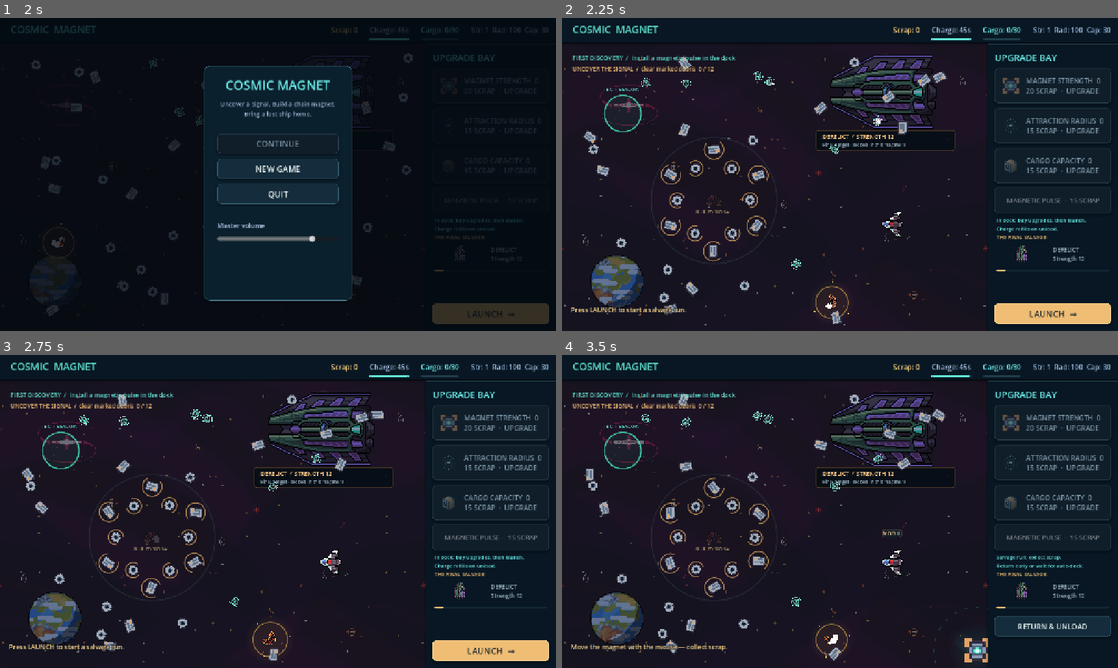
Above: before the commit, frames 1-4 (two rows, left to right).
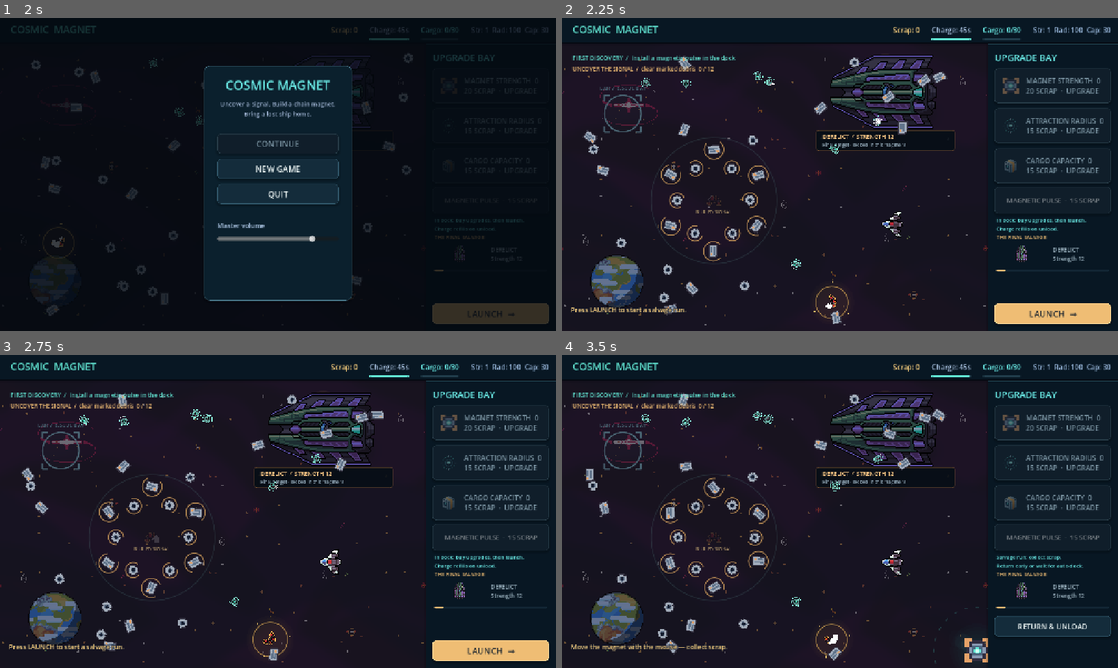
Above: after the commit, the same moments.

Repository: EldarNomin/steam-dev
Game: Godot game, scene res://scenes/main.tscn
The game is run twice, just before and just after one commit, with the same random seed, the same clock (stepped at 60 frames per second) and the same inputs.
Inputs:
- Up to frame 1 (2 s): click "LAUNCH →" at 0.5 s; click "LAUNCH →" at 1.25 s
- Up to frame 2 (2.25 s): click "NEW GAME" at 2 s
- Up to frame 3 (2.75 s): no input
- Up to frame 4 (3.5 s): click "LAUNCH →" at 2.75 s

Frame 1 is identical in both runs. In frame 2, 0.2% of the frame differs, in the area x 7-15%, y 22-37%; in frame 3, 0.2%; in frame 4, 0.3%, in the area x 7-62%, y 22-59%.

Commit message:
feat(cosmic-magnet): clarify rescue hardware and animate successful extraction

Diff:
--- a/games/cosmic-magnet/scripts/game.gd
+++ b/games/cosmic-magnet/scripts/game.gd
@@ -213,6 +213,8 @@
 	collected_count += 1
 	if site != null:
 		site.collected(item)
+	if item.discovery == &"skiff" and has_node("Presentation"):
+		$Presentation.rescued(item.position)
 	if item.discovery != &"":
 		item.queue_free()
 		notify_hud()
@@ -403,6 +405,8 @@
 
 
 func _start_run() -> void:
+	if has_node("Presentation"):
+		$Presentation.reset_feedback()
 	if pulse != null:
 		pulse.reset(true)
 	menu_visible = false
--- a/games/cosmic-magnet/scripts/presentation.gd
+++ b/games/cosmic-magnet/scripts/presentation.gd
@@ -17,6 +17,10 @@
 var objective_hint: Label
 var completion: ColorRect
 var completion_seen := false
+var end_panel: Panel
+var rescue_remaining := 0.0
+var rescue_origin := Vector2.ZERO
+const RESCUE_DURATION := 1.1
 
 func _ready() -> void:
 	game = get_parent() as MainGame
@@ -138,7 +142,7 @@
 	completion.size = Vector2(1280, 720)
 	completion.visible = false
 	ui.add_child(completion)
-	var end_panel := Panel.new()
+	end_panel = Panel.new()
 	end_panel.position = Vector2(340, 210)
 	end_panel.size = Vector2(600, 300)
 	end_panel.add_theme_stylebox_override("panel", _box(Color("0b202d"), GOLD, 12))
@@ -183,6 +187,8 @@
 	# Existing confirmation panel was shorter than its cancel button.
 	game.new_game_confirm.get_node("ConfirmPanel").size.y = 230
 	game.tutorial_label.add_theme_font_size_override("font_size", 15)
+	# Pause controls must remain above the full-screen completion interceptor.
+	ui.move_child(game.pause_overlay,ui.get_child_count()-1)
 	_configured = true
 	game.notify_hud()
 
@@ -191,6 +197,7 @@
 		return
 	objective_hint.visible = not game.menu_visible
 	objective_hint.text = game.site.objective()
+	advance_rescue(delta)
 	if not game.site.skiff_recovered:
 		completion_seen = false
 		completion.hide()
@@ -199,6 +206,11 @@
 		completion.show()
 	if game.menu_visible:
 		completion.hide()
+	# The overlay still intercepts clicks as before; only its reveal is animated.
+	var reveal := 1.0 - rescue_remaining / RESCUE_DURATION
+	completion.color.a = 0.85 * reveal
+	end_panel.visible = rescue_remaining <= 0.4
+	end_panel.modulate.a = clampf(1.0 - rescue_remaining / 0.4, 0.0, 1.0)
 	pulse_hint.visible = not game.menu_visible
 	if game.pulse != null:
 		if not game.pulse.unlocked():
@@ -259,7 +271,37 @@
 		popups.append({"pos": pos, "value": value, "text":text if text != "" else "+%d" % value, "life": 0.8, "color": tint})
 	queue_redraw()
 
+func rescued(pos: Vector2) -> void:
+	# Called only after the real collection/reward/save, never when loading a save.
+	rescue_origin = pos
+	rescue_remaining = RESCUE_DURATION
+	queue_redraw()
+
+func advance_rescue(delta: float) -> void:
+	if game.is_paused or game.menu_visible:
+		return
+	rescue_remaining = maxf(0.0, rescue_remaining - delta)
+
+func reset_feedback() -> void:
+	rescue_remaining = 0.0
+	completion_seen = false
+	sparks.clear()
+	popups.clear()
+	rings.clear()
+	if completion != null:
+		completion.hide()
+	queue_redraw()
+
 func _draw() -> void:
+	if rescue_remaining > 0.0:
+		var k := 1.0 - rescue_remaining / RESCUE_DURATION
+		var pos := rescue_origin.lerp(game.site.extraction_pos(),smoothstep(0.0,1.0,k))
+		var alpha := 1.0 - smoothstep(0.25,1.0,k)
+		var size := Vector2.ONE * lerpf(96.0,36.0,k)
+		draw_set_transform(pos,-PI/2)
+		draw_texture_rect(VoidArt.SKIFF,Rect2(-size/2,size),false,Color(0.65,1.0,0.9,alpha))
+		draw_set_transform(Vector2.ZERO)
+		draw_arc(game.site.extraction_pos(),42+k*70,0,TAU,64,Color(0.4,1,0.8,alpha),3,true)
 	for ring in rings:
 		var k: float = 1.0 - float(ring["life"]) / 0.38
 		var tint_r := Color(0.6, 1.0, 0.95, (1.0 - k) * 0.7)
--- a/games/cosmic-magnet/scripts/salvage_item.gd
+++ b/games/cosmic-magnet/scripts/salvage_item.gd
@@ -147,6 +147,12 @@
 			draw_rect(Rect2(-15,-11,6,22),Color("dc9362"))
 			draw_rect(Rect2(9,-11,6,22),Color("dc9362"))
 			draw_rect(Rect2(-9,-4,18,8),Color("9a7869"))
+		# Matching numbers distinguish puzzle hardware from ordinary pickups.
+		var tint := Color("62e7d4") if discovery == &"relay" else Color("efbd74")
+		draw_style_box(_hint_box(),Rect2(-8,-35,16,16))
+		draw_string(ThemeDB.fallback_font,Vector2(-7,-23),str(clamp_id+1),HORIZONTAL_ALIGNMENT_CENTER,14,11,tint)
+		if discovery == &"relay":
+			draw_arc(Vector2.ZERO,22,0,TAU,32,Color(0.38,0.91,0.81,0.55),1,true)
 		if game.magnet.position.distance_to(position) < 100 and game.state == MainGame.GameState.SALVAGE:
 			draw_string(ThemeDB.fallback_font,Vector2(-35,33),"RELAY" if discovery == &"relay" else "CLAMP",HORIZONTAL_ALIGNMENT_CENTER,70,11,Color("b8d6de"))
 		return
@@ -181,7 +187,7 @@
 	else:
 		draw_texture_rect(texture,Rect2(-Vector2.ONE*size/2,Vector2.ONE*size),false)
 	draw_set_transform(Vector2.ZERO, 0.0, Vector2.ONE)
-	if _hint != "":
+	if _hint != "" and (discovery != &"skiff" or position.distance_to(game.magnet.position) < game.magnet.attraction_radius+60):
 		# Cancel object rotation so the requirement is always readable.
 		draw_set_transform(Vector2.ZERO, -rotation)
 		draw_style_box(_hint_box(), Rect2(-22, -size * 0.6 - 19, 44, 18))
--- a/games/cosmic-magnet/scripts/salvage_site.gd
+++ b/games/cosmic-magnet/scripts/salvage_site.gd
@@ -136,7 +136,7 @@
 	if module_found:
 		if released.size() < CMConfig.i("site.clamp_count"):
 			return "BREAK THE MOORINGS  /  aim at a cyan relay → chain pulse  %d / %d" % [released.size(),CMConfig.i("site.clamp_count")]
-		return "TOW TO THE BEACON  /  pulse near skiff, move toward EXIT  /  %d%%" % tow_progress()
+		return "TOW TO THE BEACON  /  leave %d cargo free · pulse beside skiff · lead toward EXIT  /  %d%%" % [CMConfig.i("site.skiff_mass"),tow_progress()]
 	if cleared.size() == CMConfig.i("site.cover_count"):
 		return "SIGNAL UNCOVERED  /  collect the golden module"
 	return "UNCOVER THE SIGNAL  /  clear marked debris  %d / %d" % [cleared.size(), CMConfig.i("site.cover_count")]
@@ -149,13 +149,35 @@
 		draw_line(effect["from"],effect["to"],tint,3,true)
 		draw_arc(effect["to"],20+(0.5-float(effect["life"]))*60,0,TAU,32,tint,2,true)
 	var exit := extraction_pos()
-	draw_circle(exit, CMConfig.f("site.extraction_radius"),Color(0.2,1,0.7,0.05))
-	draw_arc(exit, CMConfig.f("site.extraction_radius"),0,TAU,48,Color(0.3,1,0.8,0.7),2,true)
-	draw_string(ThemeDB.fallback_font,exit+Vector2(-42,-52),"EXIT BEACON",HORIZONTAL_ALIGNMENT_CENTER,84,12,Color("62e7d4"))
+	var ready_to_tow := module_found and released.size() == CMConfig.i("site.clamp_count")
+	var beacon_color := Color("62e7d4") if ready_to_tow else Color("496472")
+	var radius := CMConfig.f("site.extraction_radius")
+	draw_circle(exit,radius,Color(0.2,1,0.7,0.04 if ready_to_tow else 0.015))
+	draw_arc(exit,radius,0,TAU,48,beacon_color,2,true)
+	for sign_x in [-1,1]:
+		for sign_y in [-1,1]:
+			var corner := exit+Vector2(sign_x,sign_y)*radius
+			draw_line(corner,corner-Vector2(sign_x*12,0),beacon_color,3,true)
+			draw_line(corner,corner-Vector2(0,sign_y*12),beacon_color,3,true)
+	draw_string(ThemeDB.fallback_font,exit+Vector2(-65,-55),"EXIT / RESCUE BAY",HORIZONTAL_ALIGNMENT_CENTER,130,12,beacon_color)
 	if module_found and not skiff_recovered:
 		for obj in hardware:
 			if is_instance_valid(obj) and not obj.collected and obj.discovery == &"clamp":
-				draw_line(obj.position,skiff_location,Color(1,0.5,0.25,0.5),2,true)
+				var relay_pos := obj.position+Vector2(CMConfig.f("site.relay_offset_x"),0)
+				draw_line(relay_pos,obj.position,Color(0.35,0.85,0.85,0.35),2,true)
+				draw_line(obj.position,skiff_location,Color(1,0.5,0.25,0.32),2,true)
+		if ready_to_tow:
+			# Direction cue, not a force or an automatic movement path.
+			var direction := (exit-skiff_location).normalized()
+			var distance := skiff_location.distance_to(exit)
+			for index in 5:
+				var fraction := (float(index)+0.6)/5.6
+				var pos := skiff_location+direction*distance*fraction
+				if pos.distance_to(exit) < radius+15 or pos.distance_to(skiff_location) < 50:
+					continue
+				var side := direction.orthogonal()*5
+				draw_line(pos-direction*6+side,pos,Color(0.38,0.91,0.81,0.5),2,true)
+				draw_line(pos-direction*6-side,pos,Color(0.38,0.91,0.81,0.5),2,true)
 	if not module_found:
 		var progress := float(cleared.size()) / CMConfig.i("site.cover_count")
 		draw_arc(module_pos,CMConfig.f("site.radius"),0,TAU,64,Color(0.5,0.85,0.8,0.12),1,true)
--- a/games/cosmic-magnet/tests/test_hook.gd
+++ b/games/cosmic-magnet/tests/test_hook.gd
@@ -265,7 +265,26 @@
 	game.register_collection(skiff)
 	game.register_collection(skiff)
 	check(game.site.skiff_recovered and game.state == MainGame.GameState.DOCK and game.economy.scrap == money+100, "skiff rewards once and finishes in dock")
-	game.continue_game()
+	var feedback = game.get_node("Presentation")
+	feedback.set_process(false)
+	check(feedback.rescue_remaining > 0.0 and SaveService.load_data().get("hook",{}).get("skiff_recovered",false), "rescue feedback starts after completed state is already saved")
+	var rescue_left: float = feedback.rescue_remaining
+	game.toggle_pause()
+	feedback.advance_rescue(3.0)
+	check(feedback.rescue_remaining == rescue_left, "pause freezes rescue reveal")
+	check(game.pause_overlay.get_index() > feedback.completion.get_index(), "pause controls render above rescue input overlay")
+	game.toggle_pause()
+	game.menu_visible = true
+	feedback.advance_rescue(3.0)
+	check(feedback.rescue_remaining == rescue_left, "menu freezes rescue reveal")
+	game.menu_visible = false
+	feedback._process(0.0)
+	check(feedback.completion.visible and not feedback.end_panel.visible, "rescue overlay intercepts input before card reveal")
+	feedback._process(3.0)
+	check(feedback.rescue_remaining == 0.0 and feedback.end_panel.visible, "rescue finishes with visible result card")
+	check(game.economy.scrap == money+100, "rescue animation cannot pay another reward")
+	game.continue_game()
+	check(feedback.rescue_remaining == 0.0 and feedback.popups.is_empty(), "continue clears transient rescue effects")
 	check(game.site.skiff_recovered and not is_instance_valid(game.site.skiff_item), "completed skiff persists without respawn")
 	check(not SaveService.valid_hook({"cleared":[0,0],"module_found":false,"skiff_recovered":false}), "duplicate cover IDs rejected")
 	check(not SaveService.valid_hook({"cleared":[12],"module_found":false,"skiff_recovered":false}), "out of range cover rejected")
--- a/games/cosmic-magnet/tools/hook_playthrough.gd
+++ b/games/cosmic-magnet/tools/hook_playthrough.gd
@@ -7,6 +7,7 @@
 var aiming := Vector2(350,420)
 var pressed := false
 var dwell := 0
+var chain_captured := false
 func _initialize() -> void:
  run.call_deferred()
 func screen_pos(pos: Vector2) -> Vector2:
@@ -95,6 +96,9 @@
   if game.site.module_found and phase < 2:
    phase=2
    await screenshot("hook-module")
+  if game.site.released.size() == 1 and not chain_captured:
+   chain_captured=true
+   await screenshot("hook-chain")
   if game.site.released.size() == CMConfig.i("site.clamp_count") and phase < 3:
    phase=3
    await screenshot("hook-freed")
@@ -108,9 +112,10 @@
    await click(Vector2(1120,680 if game.state == MainGame.GameState.DOCK else 624))
   await physics_frame
  await process_frame
- await screenshot("hook-end")
+ await screenshot("hook-rescue")
  for frame in 240:
   await physics_frame
+ await screenshot("hook-end")
  print("PLAY_RESULT ticks=",ticks," shots=",game.pulse.shots," covers=",game.site.cleared.size()," module=",game.site.module_found," skiff=",game.site.skiff_recovered," scrap=",game.economy.scrap," released=",game.site.released.size()," tow=",game.site.tow_progress())
  SaveService.wipe_files()
  quit(0 if game.site.skiff_recovered else 1)
